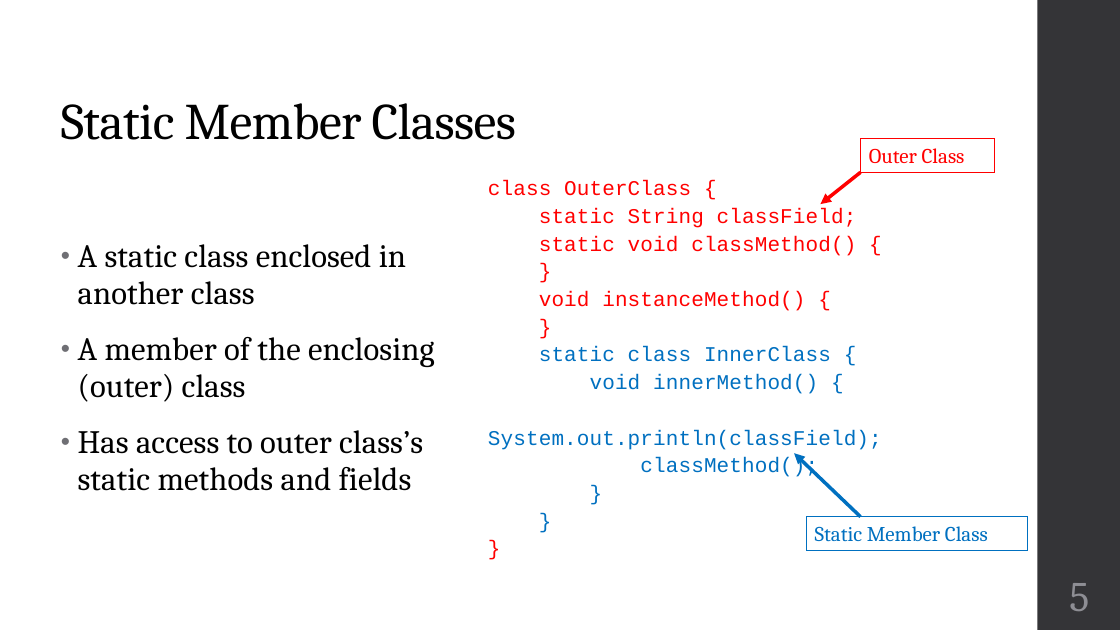
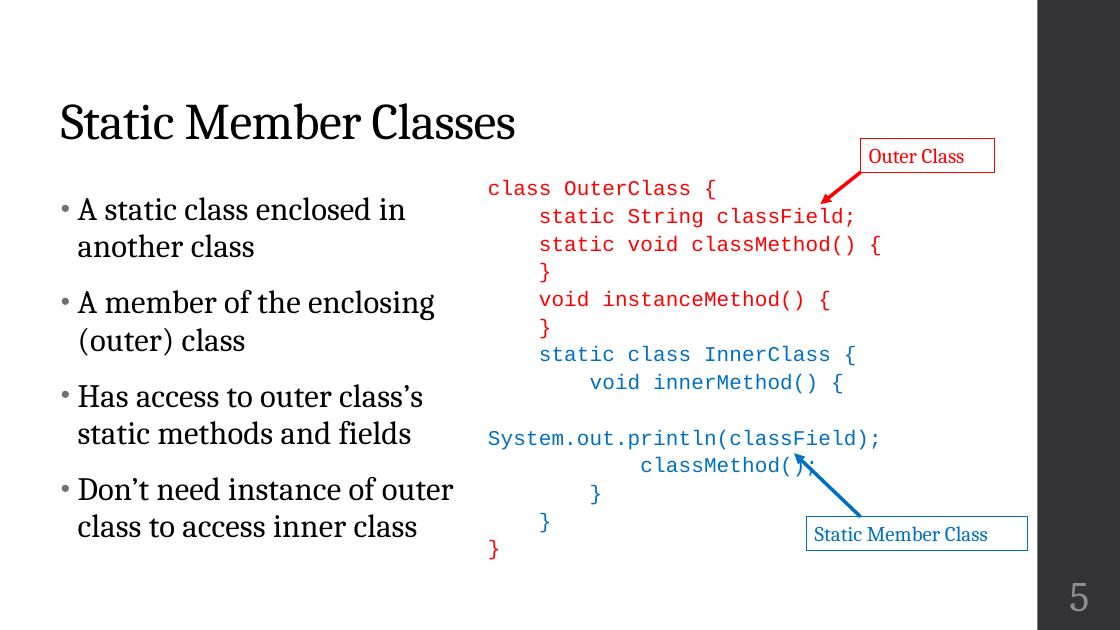
Before and after one commit to zarthur/CSCC-Fundamentals-Android-Notes, a slide deck: slide 5 of week_11/week_11.pptx. Drawn at 1120x630 pixels with LibreOffice and Linux fonts; fonts in the diff are those of the drawing. Boxes give left, top, right and bottom in pixels: in the first picture for what was removed or moved away, otherwise in the second. Text is boxed around its words. In the diff, an @@ line names an element or a change of style, - is before the commit and + after.

Commit message:
week 11: update slides

```diff
--- a/week_11/week_11.pptx
+++ b/week_11/week_11.pptx
@@ text at (x1=78, y1=477, x2=454, y2=538): paragraph added @@
+• Don’t need instance of outer class to access inner class
```
